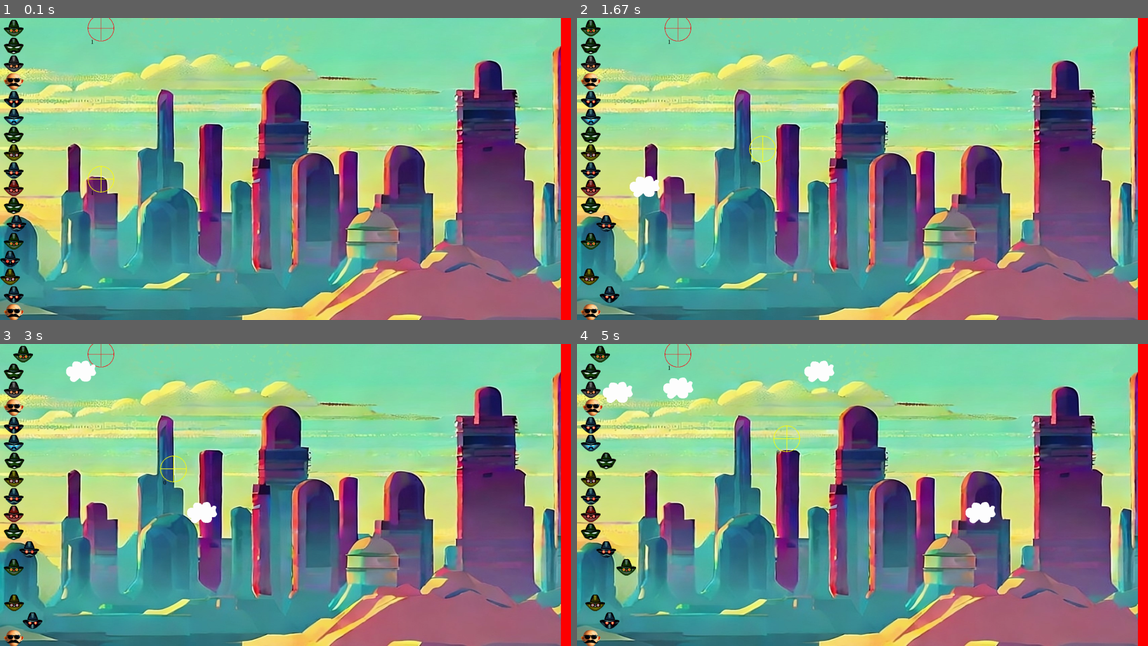
Above: before the commit, frames 1-4 (two rows, left to right).
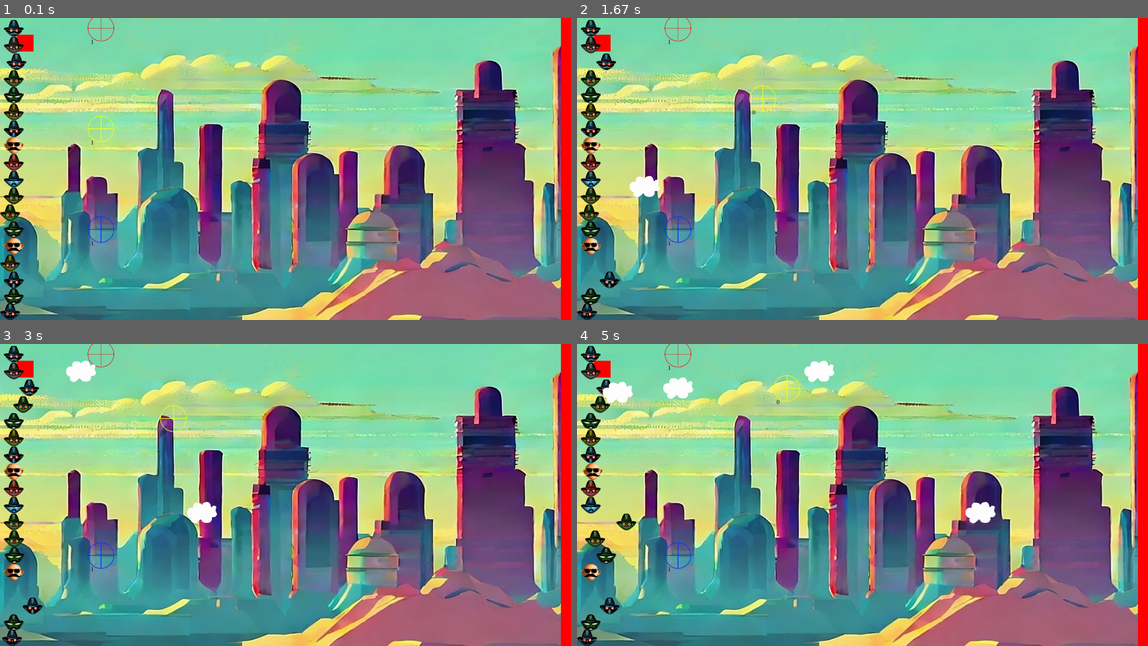
Above: after the commit, the same moments.

Repository: RasmusKlinkJoerg/InGUNito
Game: pygame game, started from main.py
The game is run twice, just before and just after one commit, with the same random seed, the same clock (stepped at 60 frames per second) and the same inputs.
Inputs (mouse positions are in pixels of both pictures, inside the frame that each line leads up to):
- Up to frame 1 (0.1 s): no input
- Up to frame 2 (1.67 s): tap Space at 0.33, 0.73, 1.03, 1.57 s; hold Right 0.67-1.13 s; tap Y at 0.82 s; click (588, 262) at 1.22 s; hold Up from 1.5 s (still down)
- Up to frame 3 (3 s): release Up at 1.8 s; hold Right 1.83-2.3 s; tap Space at 1.9, 2.2, 2.4, 2.7, 2.97 s; tap Y at 1.98 s; hold Left 2.33-2.87 s; tap - at 2.48 s; hold Down from 2.9 s (still down)
- Up to frame 4 (5 s): release Down at 3.2 s; hold Left 3.23-3.63 s; tap Space at 3.3, 3.6, 4.07, 4.47, 4.77 s; tap Y at 3.38, 4.55 s; tap , at 3.67 s; hold Up 4-4.37 s; hold Right from 4.4 s (still down)

The runs differ from the first frame. In frame 1, 2.8% of the frame differs, in the area x 0-20%, y 0-100%; in frame 2, 3.0%; in frame 3, 3.2%; in frame 4, 3.4%, in the area x 0-40%, y 0-100%.

Commit message:
Started on controller support

Diff:
--- a/main.py
+++ b/main.py
@@ -8,31 +8,37 @@
 
 # Import pygame.locals for easier access to key coordinates
 # Updated to conform to flake8 and black standards
-# from pygame.locals import *
-from pygame.locals import (
-    RLEACCEL,
-    K_UP,
-    K_DOWN,
-    K_LEFT,
-    K_RIGHT,
-    K_w,
-    K_a,
-    K_s,
-    K_d,
-    K_r,
-    K_e,
-    K_t,
-    K_y,
-    K_q,
-    K_COMMA,
-    K_MINUS,
-    K_PERIOD,
-    K_SPACE,
-    K_LSHIFT,
-    K_ESCAPE,
-    KEYDOWN,
-    QUIT,
-)
+from pygame.locals import *
+
+# from pygame.locals import (
+#     RLEACCEL,
+#     K_UP,
+#     K_DOWN,
+#     K_LEFT,
+#     K_RIGHT,
+#     K_w,
+#     K_a,
+#     K_s,
+#     K_d,
+#     K_r,
+#     K_e,
+#     K_t,
+#     K_y,
+#     K_q,
+#     K_COMMA,
+#     K_MINUS,
+#     K_PERIOD,
+#     K_SPACE,
+#     K_LSHIFT,
+#     K_ESCAPE,
+#     KEYDOWN,
+#     QUIT,
+# )
+
+pg.joystick.init()
+joysticks = [pg.joystick.Joystick(i) for i in range(pg.joystick.get_count())]
+for joystick in joysticks:
+    print(joystick.get_name())
 
 # Colors
 red = (255, 0, 0)
@@ -45,7 +51,7 @@
 WALKING_SPEED = 2
 RUNNING_SPEED = 4
 
-NUMBER_OF_PLAYERS = 2
+NUMBER_OF_PLAYERS = 3
 NUMBER_OF_BOTS = 15
 
 number_of_units = NUMBER_OF_PLAYERS + NUMBER_OF_BOTS
@@ -73,6 +79,7 @@
 
 # Define the Player object extending pygame.sprite.Sprite
 # Instead of a surface, we use an image for a better looking sprite
+motionP3 = [0, 0]
 class Player(pg.sprite.Sprite):
     def __init__(self, player_number):
         super(Player, self).__init__()
@@ -82,6 +89,7 @@
         self.mask = pg.mask.from_surface(self.surf)
         self.player_number = player_number
 
+
         # Starting position
         self.rect = self.surf.get_rect(center=(
             20,
@@ -102,6 +110,21 @@
             left_key = K_COMMA
             right_key = K_MINUS
             running_key = K_PERIOD
+
+        # Player 3
+
+        if self.player_number == 2:
+            if event.type == JOYAXISMOTION:
+                if event.axis < 2:
+                    motionP3[event.axis] = event.value
+
+            if abs(motionP3[0]) < 0.1:
+                motionP3[0] = 0
+            if abs(motion[1]) < 0.1:
+                motionP3[1] = 0
+            self.rect.move_ip(motionP3[0] * 10, motionP3[1] * 10)
+            # self.rect.y += motion[1] * 10
+
 
         if pressed_keys[running_key]:
             speed = RUNNING_SPEED
@@ -199,7 +222,11 @@
                 touching_player = player.rect.collidepoint(*center_pos) and player.mask.get_at(pos_in_mask)
                 if touching_player:
                     player.kill()
-                    break  # break so you can't kill yourself and another with the same shot
+
+                    for scope in scopes:
+                        if scope.player_number == player.player_number:
+                            scope.kill()
+                    break  # break so you can't kill multiple units with the same shot
 
             for bot in bots:
                 pos_in_mask = center_pos[0] - bot.rect.x, center_pos[1] - bot.rect.y
@@ -367,10 +394,23 @@
 # Variable to keep our main loop running
 running = True
 
+my_square = pg.Rect(50, 50, 50, 50)
+my_square_color = 0
+colors = [(255, 0, 0), (0, 255, 0), (0, 0, 255)]
+motion = [0, 0]
+
 # Our main loop
 while running:
 
     screen.blit(bg, (0, 0))
+
+    pg.draw.rect(screen, colors[my_square_color], my_square)
+    if abs(motion[0]) < 0.1:
+        motion[0] = 0
+    if abs(motion[1]) < 0.1:
+        motion[1] = 0
+    my_square.x += motion[0] * 10
+    my_square.y += motion[1] * 10
 
     # Look at every event in the queue
     for event in pg.event.get():
@@ -410,6 +450,26 @@
                     bot.kill()
                     break
 
+
+        elif event.type == JOYBUTTONDOWN:
+            print(event)
+            if event.button == 0:
+                my_square_color = (my_square_color + 1) % len(colors)
+        elif event.type == JOYBUTTONUP:
+            print(event)
+        elif event.type == JOYAXISMOTION:
+            print(event)
+            if event.axis < 2:
+                motion[event.axis] = event.value
+        elif event.type == JOYHATMOTION:
+            print(event)
+        elif event.type == JOYDEVICEADDED:
+            joysticks = [pg.joystick.Joystick(i) for i in range(pg.joystick.get_count())]
+            for joystick in joysticks:
+                print(joystick.get_name())
+        elif event.type == JOYDEVICEREMOVED:
+            joysticks = [pg.joystick.Joystick(i) for i in range(pg.joystick.get_count())]
+
     # Get the set of keys pressed and check for user input
     pressed_keys = pg.key.get_pressed()
     for player in players:
@@ -435,7 +495,6 @@
     # Fill the screen with sky blue.....................
     # screen.fill((135, 206, 250))
 
-
     # Draw all our sprites
     for entity in all_sprites:
         screen.blit(entity.surf, entity.rect)
